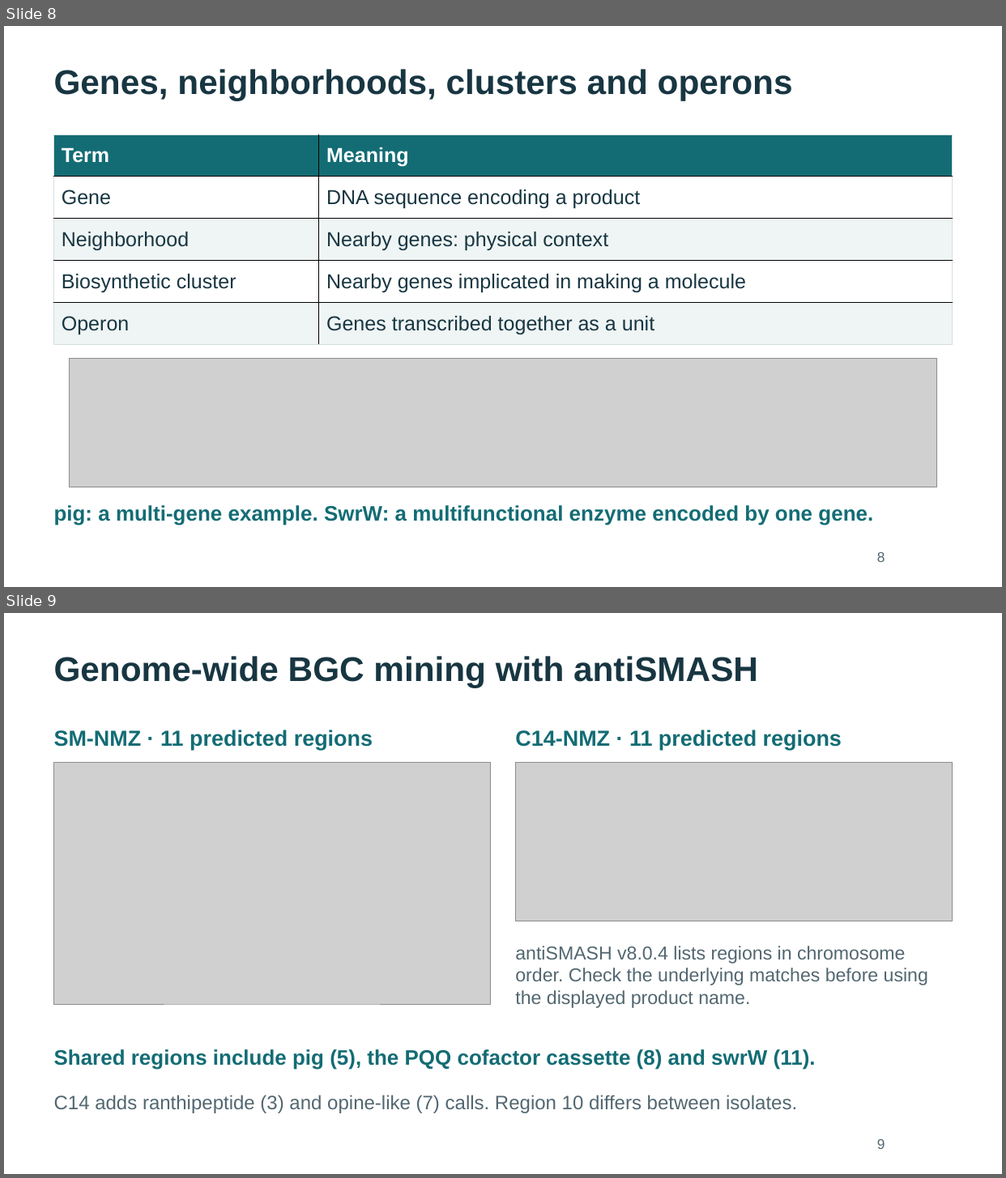
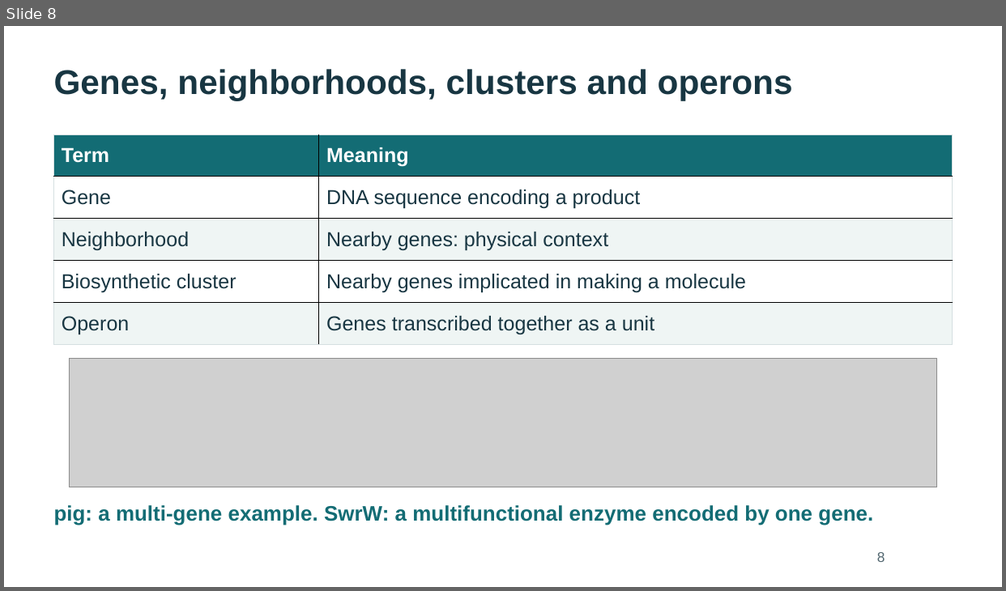
Before and after one commit to WhyAdr/sm-manu, a slide deck: explainer/NMZ-Serratia-genomics-explainer-2026-10-20.pptx. Shown one above the other, each under a label of ours: slides 8 and 9 before the commit, slide 8 after it. The pictures are 1006x1178 and 1006x591 pixels, drawn with LibreOffice and Linux fonts; fonts in the diff are those of the drawing; grey boxes stand for pictures. Boxes give left, top, right and bottom in pixels: in the first picture for what was removed or moved away, otherwise in the second. Text is boxed around its words. In the diff, an @@ line names an element or a change of style, - is before the commit and + after.

Commit message:
Expand antiSMASH walkthrough to 8 slides and apply review polish (40-slide deck)
- Expand antiSMASH BGC walkthrough from 2 to 8 slides (Slides 9–16) with 2x Retina captures
- Update deck to 31 main slides + 9 technical backups (40 slides total)
- Apply review polish items across Slides 5, 17, 30, 31, and 40 (Backup B9)
- Update finalize_explainer.mjs for 40 slides and 17 native table owners (0 layout findings)
- Rebuild validated PPTX, 40-page slide preview PDF, and 5-page glossary PDF
- Update glossary.md, outline-and-glossary.md, and README.md

```diff
--- a/explainer/NMZ-Serratia-genomics-explainer-2026-10-20.pptx
+++ b/explainer/NMZ-Serratia-genomics-explainer-2026-10-20.pptx
@@ slide 9 removed at [4, 613, 1002, 1174], background #FFFFFF @@
@@ text removed at [54, 656, 758, 688] @@
-Genome-wide BGC mining with antiSMASH
@@ text removed at [54, 730, 373, 750] @@
-SM-NMZ · 11 predicted regions
@@ text removed at [515, 730, 842, 750] @@
-C14-NMZ · 11 predicted regions
@@ picture removed at [54, 763, 491, 1004] @@
@@ picture removed at [515, 763, 952, 922] @@
@@ text removed at [515, 946, 928, 1008] @@
-antiSMASH v8.0.4 lists regions in chromosome order. Check the underlying matches before using the displayed product name.
@@ text removed at [54, 1050, 816, 1070] @@
-Shared regions include pig (5), the PQQ cofactor cassette (8) and swrW (11).
@@ text removed at [54, 1095, 797, 1114] @@
-C14 adds ranthipeptide (3) and opine-like (7) calls. Region 10 differs between isolates.
@@ text removed at [877, 1139, 885, 1149] @@
-9
```
Also in this commit, not shown: 16 slides changed, 9 slides added, 2 other slides removed, 9 other files.
